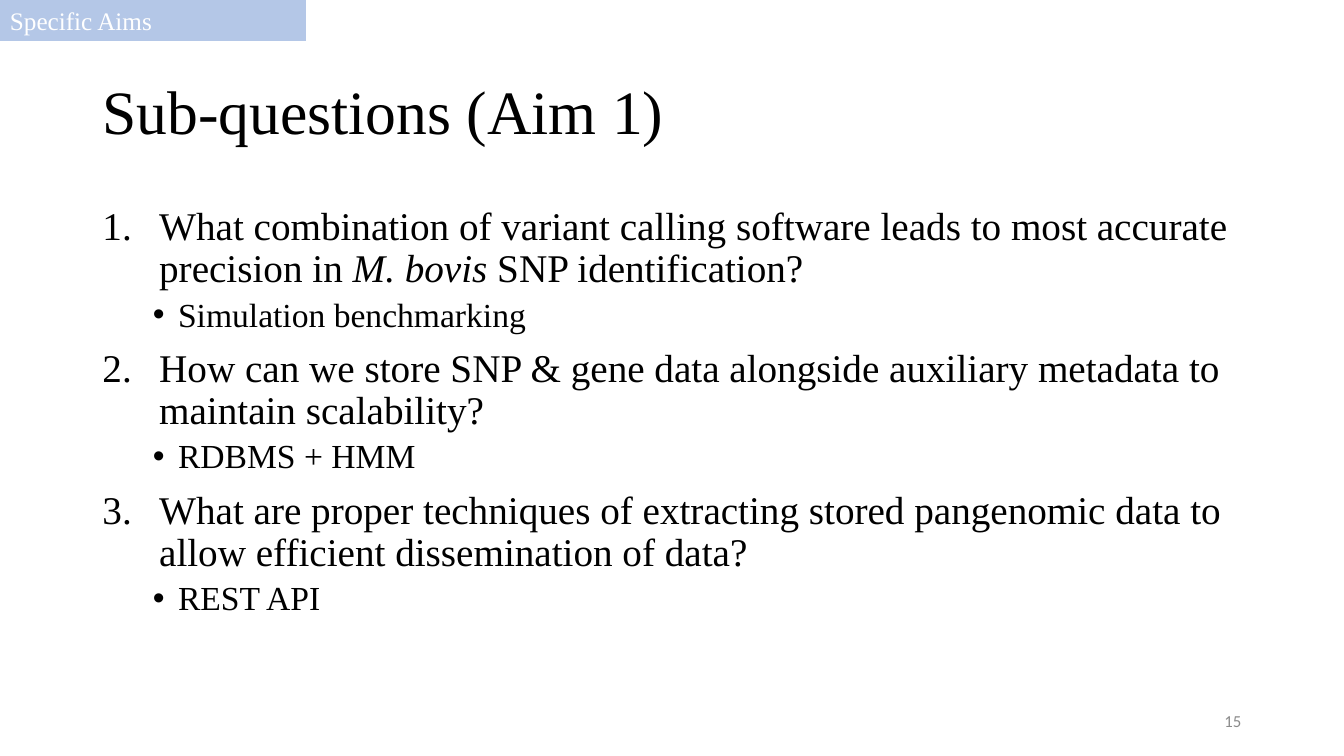
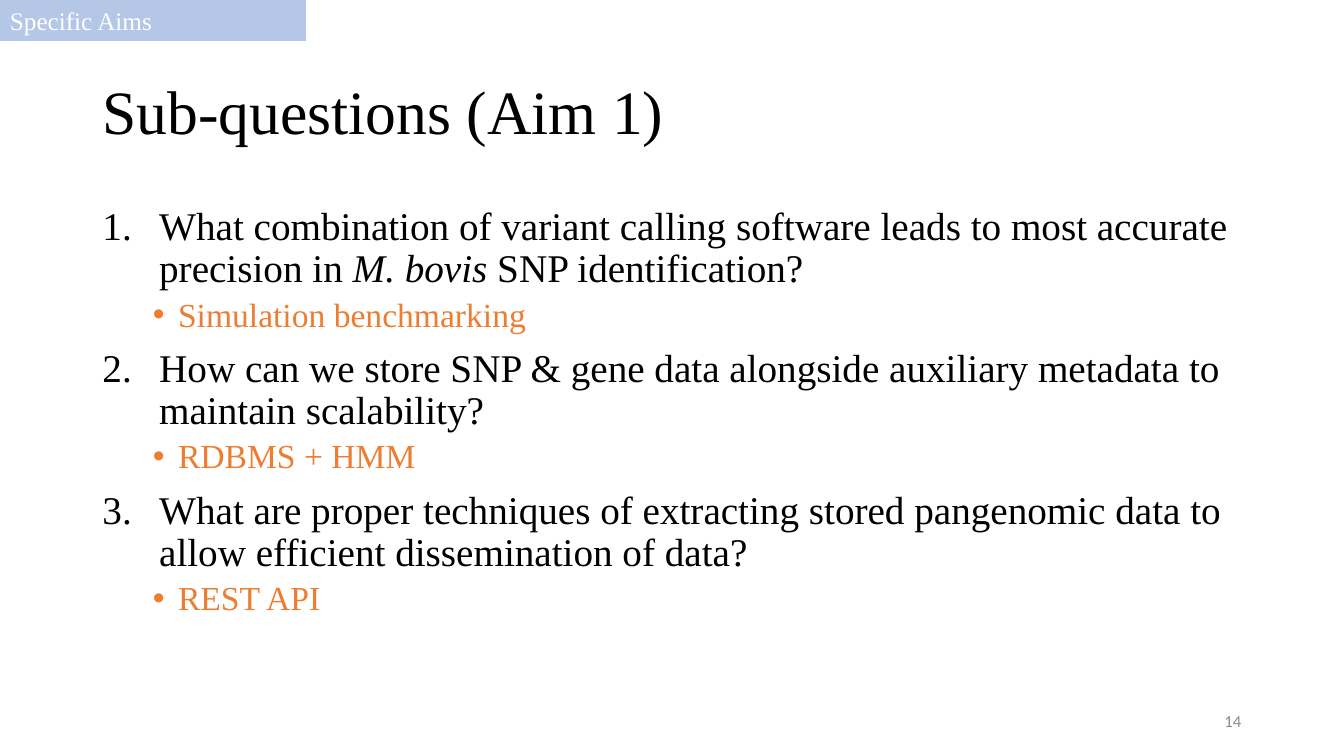
Before and after one commit to salvadorlab/Bovis-PangenomeOfReservoirs, a slide deck: slide 14 of Resources/2021_committeemeeting.pptx (slide 15 before the commit). Drawn at 1344x756 pixels with LibreOffice and Linux fonts; fonts in the diff are those of the drawing. Boxes give left, top, right and bottom in pixels: in the first picture for what was removed or moved away, otherwise in the second. Text is boxed around its words. In the diff, an @@ line names an element or a change of style, - is before the commit and + after.

```diff
--- a/Resources/2021_committeemeeting.pptx
+++ b/Resources/2021_committeemeeting.pptx
@@ text at bbox=[178, 303, 526, 611]: text colour #000000 to #ED7D31 in "Simulation benchmarking", "RDBMS + HMM", "REST API" @@
@@ page number at bbox=[1224, 716, 1241, 727]: text changed @@
-15
+14
```
Also in this commit, not shown: 1 other slide changed, 6 slides added, 8 slides removed, 5 other files.
